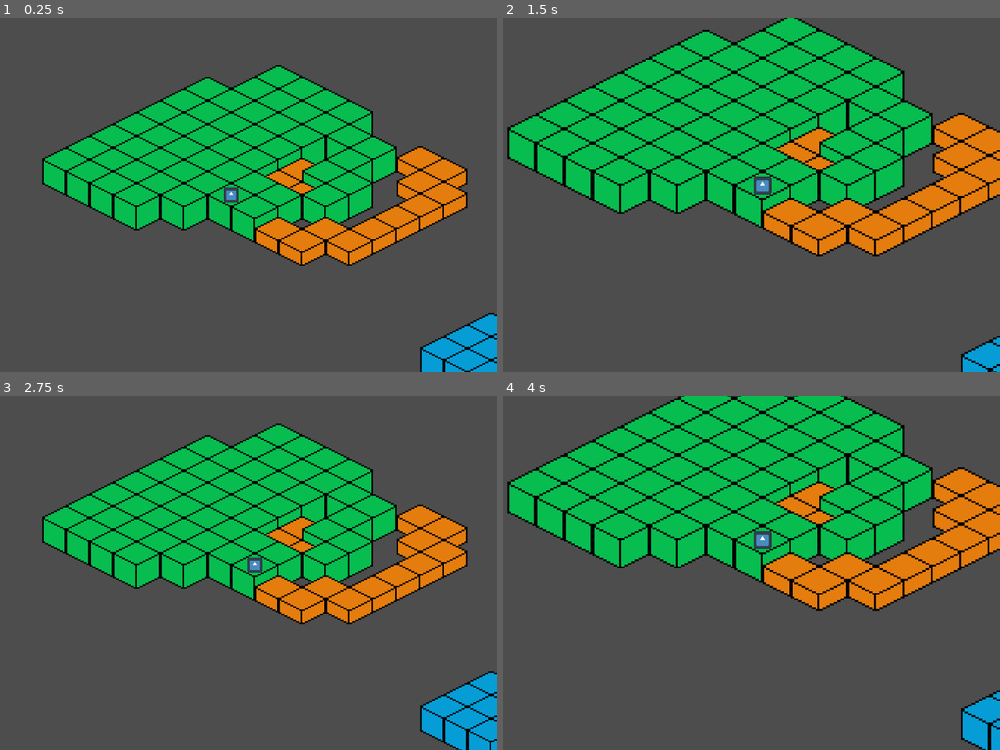
Above: before the commit, frames 1-4 (two rows, left to right).
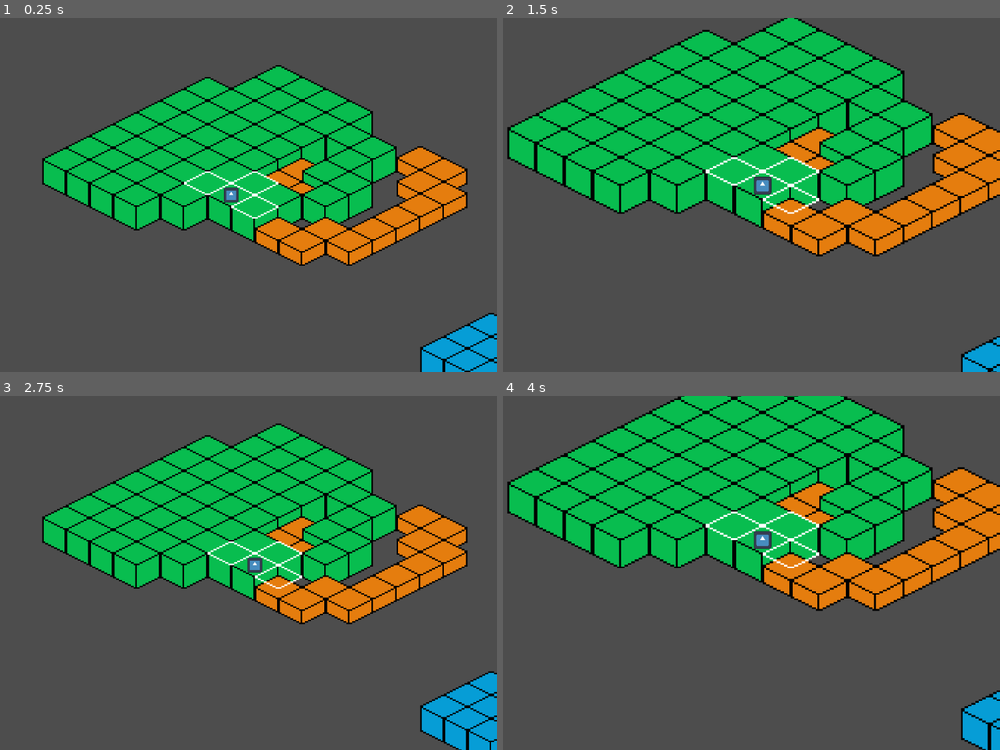
Above: after the commit, the same moments.

Repository: martinsi26/GameJam2024
Game: Godot game, scene res://Map.tscn
Two runs of this game, one before a commit and one after it. Both use one fixed random seed, a clock stepped at 60 frames per second and the inputs below. The engine's default icon, where the game draws it, is replaced by a stand-in: a white triangle on a blue panel in a dark square.
Inputs (mouse positions are in pixels of both pictures, inside the frame that each line leads up to):
- Up to frame 1 (0.25 s): no input
- Up to frame 2 (1.5 s): tap Enter at 0.5 s; move the mouse to (850, 177) at 0.52 s; hold D (move_right) 0.53-1.28 s; tap Down (camera_down) at 0.6 s; tap Space at 1.25 s; move the mouse to (627, 212) at 1.27 s; hold S (move_down) from 1.28 s (still down); tap = (camera_zoom_in) at 1.35 s
- Up to frame 3 (2.75 s): tap Enter at 2 s; move the mouse to (283, 495) at 2.02 s; release S (move_down) at 2.03 s; hold D (move_right) from 2.03 s (still down); tap - (camera_zoom_out) at 2.1 s
- Up to frame 4 (4 s): tap Space at 2.75 s; move the mouse to (706, 643) at 2.77 s; release D (move_right) at 2.78 s; hold W (move_up) 2.78-3.53 s; tap Down (camera_down) at 2.85 s; tap Enter at 3.5 s; move the mouse to (895, 626) at 3.52 s; hold A (move_left) from 3.53 s (still down); tap = (camera_zoom_in) at 3.6 s

The runs differ from the first frame. In frame 1, 0.3% of the frame differs, in the area x 37-57%, y 43-57%; in frame 2, 0.4%, in the area x 40-64%, y 39-56%; in frame 3, 0.3%; in frame 4, 0.4%.

Commit message:
tile outlines

Diff:
--- a/gamejam2024/Map.tscn
+++ b/gamejam2024/Map.tscn
@@ -27,4 +27,8 @@
 tile_set = ExtResource("2_yabca")
 y_sort_origin = 1
 
+[node name="OutlineLayer" type="TileMapLayer" parent="Layers"]
+scale = Vector2(3, 3)
+tile_set = ExtResource("2_yabca")
+
 [node name="Fish" parent="." instance=ExtResource("4_erp4l")]
--- a/gamejam2024/map.gd
+++ b/gamejam2024/map.gd
@@ -21,6 +21,19 @@
 
 	return neighbors
 
+
+func set_outline_tiles(tiles):
+	var outline_layer: TileMapLayer = $Layers.get_node("OutlineLayer")
+	outline_layer.clear()
+
+	for tile in tiles:
+		if tile.data:
+			#if tile.data.terrain_set == 0:
+			outline_layer.set_cell(tile.pos, 1, Vector2i(0, 0))
+			#else:
+				#outline_layer.set_cell(tile.pos, 2, Vector2i(0, 0))
+		#print(tile.data)
+
 # Convert tile coordinates to world position centered on the tile
 func get_tile_center(tile_coords: Vector2, layer_index: int) -> Vector2:
 	var layer: TileMapLayer = $Layers.get_child(layer_index)
@@ -28,4 +41,10 @@
 	return layer.map_to_local(tile_coords) * 3
 
 func _ready():
-	print(get_neighbor_tiles(Vector2i(0, 0), 0))
+	pass
+	#print(get_neighbor_tiles(Vector2i(0, 0), 0))
+
+func _process(delta: float):
+	var fish_pos = $Layers.get_child(0).local_to_map($Fish.position / 3)
+	var neighbors = get_neighbor_tiles(fish_pos, 0)
+	set_outline_tiles(neighbors)
--- a/gamejam2024/tileset.tres
+++ b/gamejam2024/tileset.tres
@@ -1,6 +1,7 @@
-[gd_resource type="TileSet" load_steps=3 format=3 uid="uid://41yv0mbcnjs7"]
+[gd_resource type="TileSet" load_steps=6 format=3 uid="uid://di2wfn3m7nnt8"]
 
-[ext_resource type="Texture2D" path="res://iso_tileset.png" id="1_fj35j"]
+[ext_resource type="Texture2D" uid="uid://d3101w05jvdh3" path="res://iso_tileset.png" id="1_fj35j"]
+[ext_resource type="Texture2D" uid="uid://cna8ntjv7vhw8" path="res://outline.png" id="2_oxl6g"]
 
 [sub_resource type="TileSetAtlasSource" id="TileSetAtlasSource_v0v8h"]
 texture = ExtResource("1_fj35j")
@@ -32,9 +33,24 @@
 12:1/0 = 0
 13:1/0 = 0
 
+[sub_resource type="TileSetAtlasSource" id="TileSetAtlasSource_wcb6a"]
+texture = ExtResource("2_oxl6g")
+texture_region_size = Vector2i(32, 32)
+0:0/0 = 0
+0:0/0/texture_origin = Vector2i(0, -8)
+
+[sub_resource type="TileSetAtlasSource" id="TileSetAtlasSource_6hsjh"]
+texture = ExtResource("2_oxl6g")
+texture_region_size = Vector2i(32, 32)
+0:0/0 = 0
+0:0/0/texture_origin = Vector2i(0, -16)
+
 [resource]
 tile_shape = 1
 tile_layout = 5
 tile_offset_axis = 1
 tile_size = Vector2i(32, 16)
+terrain_set_0/mode = 0
 sources/0 = SubResource("TileSetAtlasSource_v0v8h")
+sources/1 = SubResource("TileSetAtlasSource_wcb6a")
+sources/2 = SubResource("TileSetAtlasSource_6hsjh")
Not shown: 1 places in gamejam2024/Fish.tscn that only renumber resources
Not shown: 1 places in gamejam2024/Map.tscn that only renumber resources
Binary file added: gamejam2024/outline.png
Not shown, added: gamejam2024/outline.png.import
